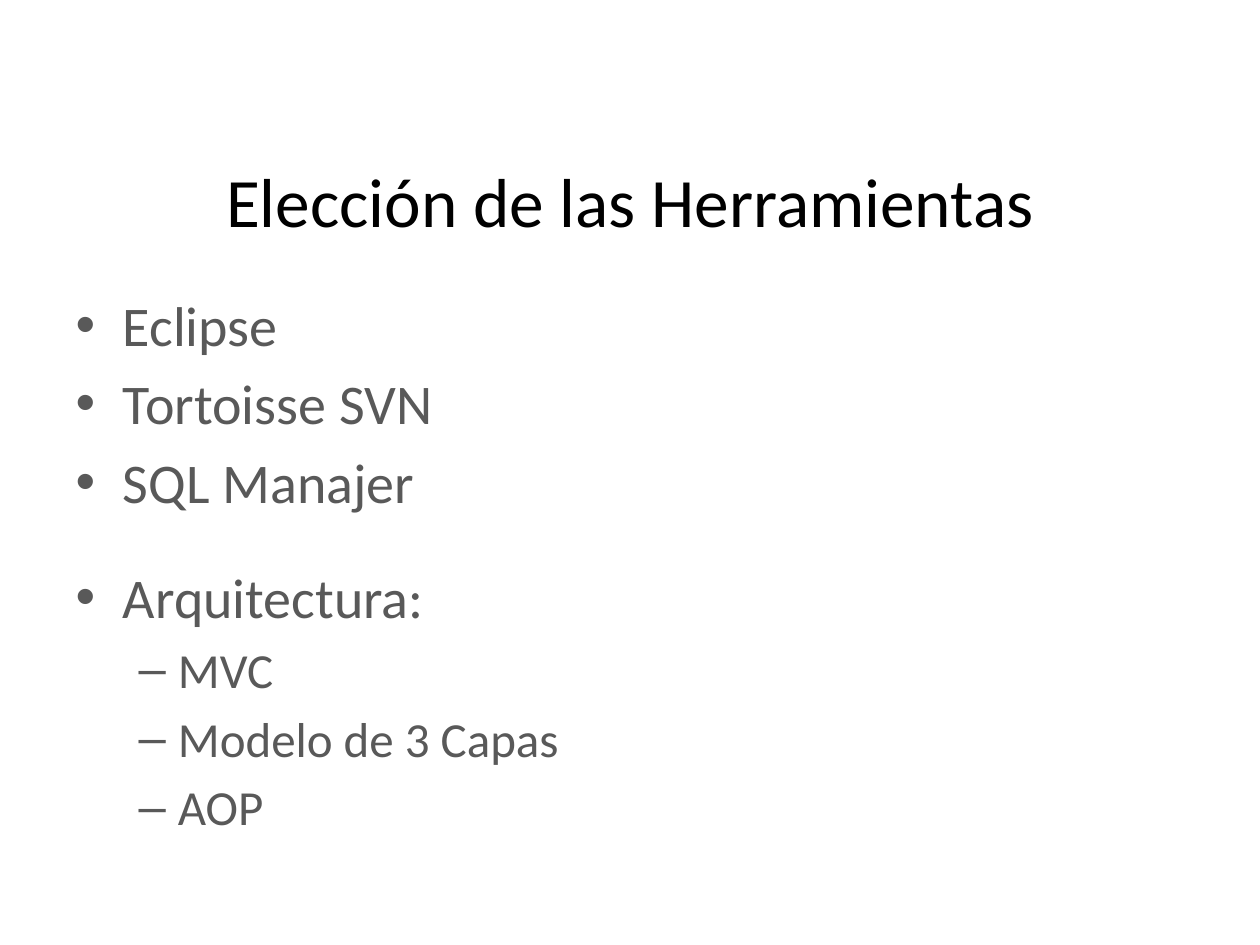
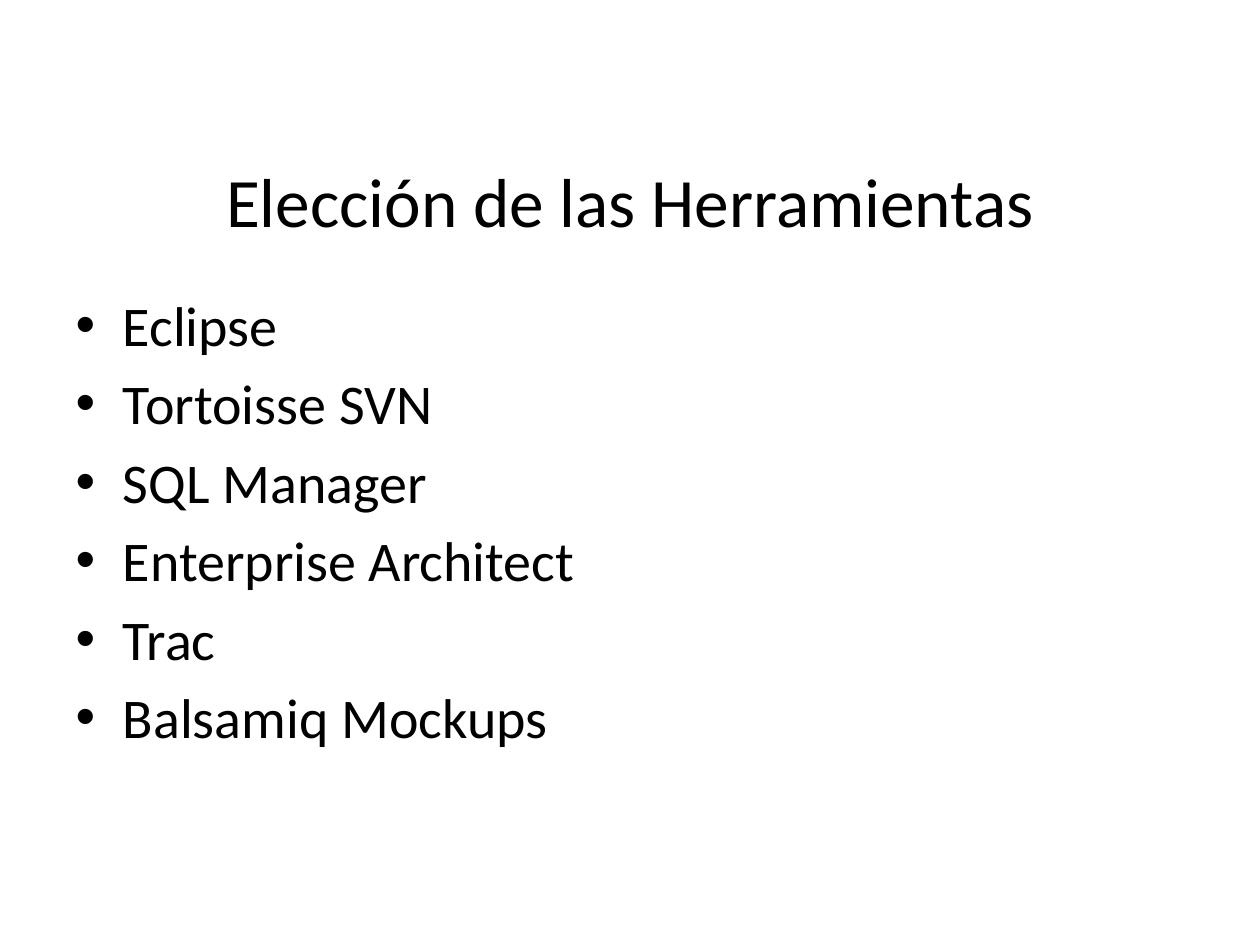
Before and after one commit to pedrohmolina/admin-ong, a slide deck: slide 19 of Documentacion/Presentacion/Presentacion Sirius.pptx (slide 18 before the commit). Drawn at 1260x945 pixels with LibreOffice and Linux fonts; fonts in the diff are those of the drawing; background and template pictures are left out. Boxes give left, top, right and bottom in pixels: in the first picture for what was removed or moved away, otherwise in the second. Text is boxed around its words. In the diff, an @@ line names an element or a change of style, - is before the commit and + after.

```diff
--- a/Documentacion/Presentacion/Presentacion Sirius.pptx
+++ b/Documentacion/Presentacion/Presentacion Sirius.pptx
@@ text at (x1=123, y1=307, x2=432, y2=425): text colour #595959 to #000000 in "Eclipse", "Tortoisse SVN" @@
@@ text at (x1=123, y1=466, x2=574, y2=747): text changed; text colour #595959 to #000000 @@
-• SQL Manajer
-• Arquitectura:
-  – MVC
-  – Modelo de 3 Capas
-  – AOP
+• SQL Manager
+• Enterprise Architect
+• Trac
+• Balsamiq Mockups
```
Also in this commit, not shown: 10 other slides changed, 8 slides added, 7 slides removed.
